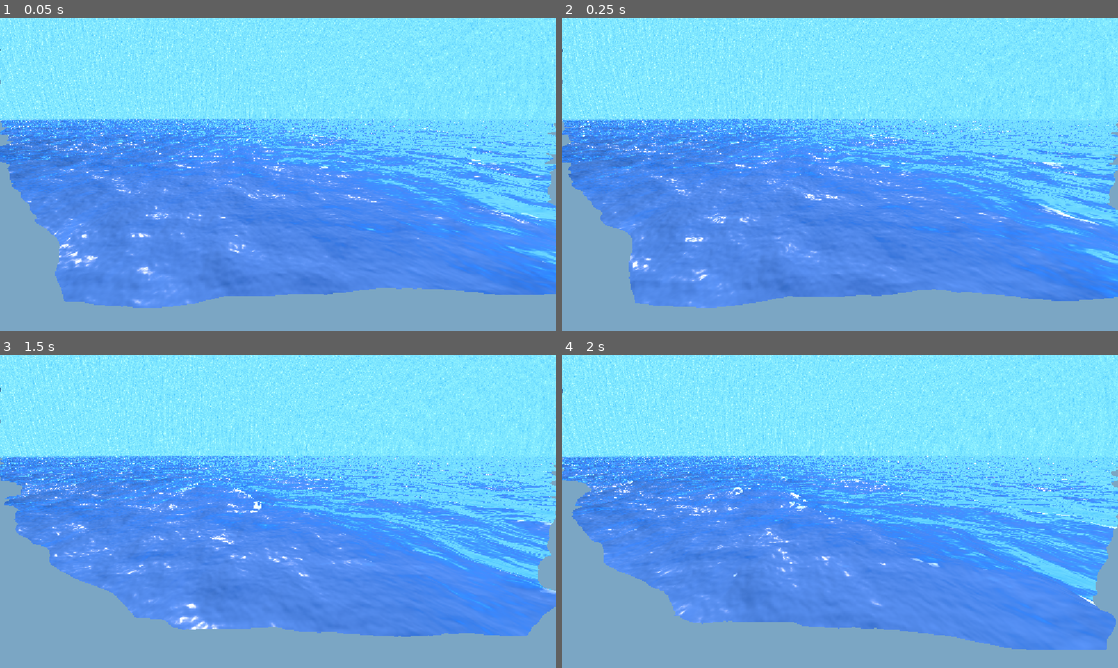
Above: before the commit, frames 1-4 (two rows, left to right).
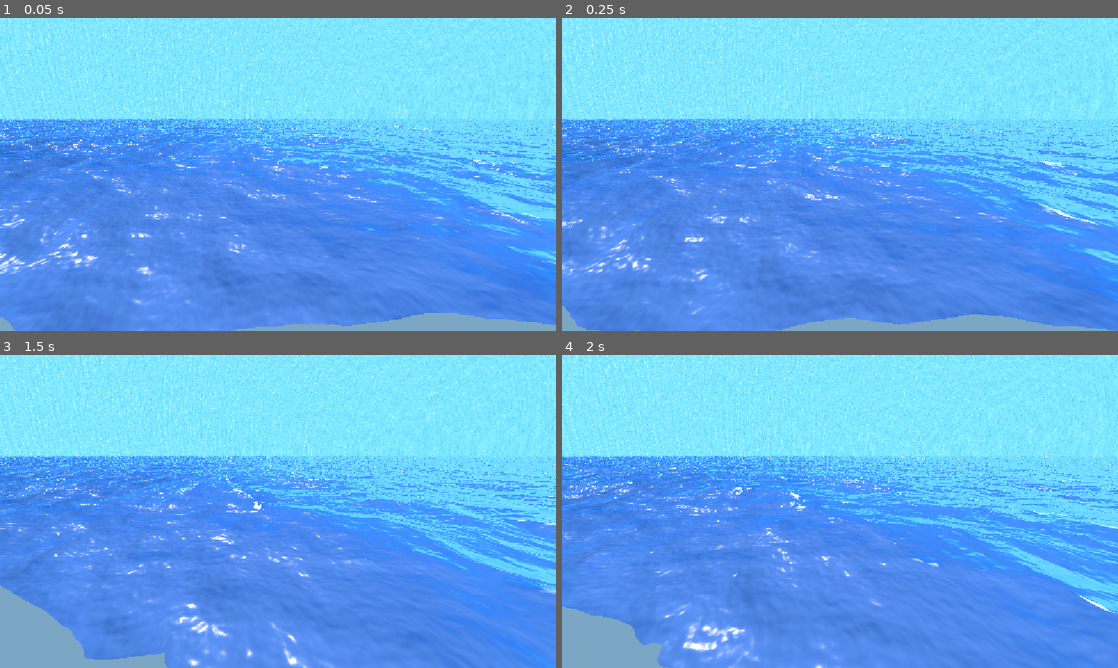
Above: after the commit, the same moments.

Repository: minnya09796592452-rgb/Full-Sources
Game: Godot game, scene res://scenes/SunOnlyMain.tscn
The game is run twice, just before and just after one commit, with the same random seed, the same clock (stepped at 60 frames per second) and the same inputs.
Inputs:
- Up to frame 1 (0.05 s): no input
- Up to frame 2 (0.25 s): no input
- Up to frame 3 (1.5 s): no input
- Up to frame 4 (2 s): no input

The runs differ from the first frame. In frame 1, 19% of the frame differs, in the area x 0-100%, y 0-100%; in frame 2, 18%; in frame 3, 21%; in frame 4, 21%.

Commit message:
Add projected-grid overscan guard band

Diff:
--- a/Outputs/Drive_Extracted/Project/scripts/ceto_projected_grid.gd
+++ b/Outputs/Drive_Extracted/Project/scripts/ceto_projected_grid.gd
@@ -1,11 +1,11 @@
 extends MeshInstance3D
-## Screen-space ProjectedGrid. The vertex shader unprojects each grid point through
-## the active camera and intersects its view ray with the ocean plane, matching
-## Ceto's camera-frustum projection approach rather than recentering a flat plane.
+## Screen-space ProjectedGrid with an overscan guard band.
+## The extra NDC area keeps the viewport covered after horizontal choppy displacement.
 
 @export_range(1, 16, 1) var resolution_step: int = 4
 @export_range(16, 512, 8) var max_grid_width: int = 320
 @export_range(16, 512, 8) var max_grid_height: int = 192
+@export_range(0.0, 0.5, 0.01) var overscan_fraction: float = 0.18
 @export var sea_level: float = 0.0
 @export var max_horizon_dist: float = 2800.0
 
@@ -30,32 +30,43 @@
 	mat.set_shader_parameter("max_horizon_dist", max_horizon_dist)
 
 
-func _rebuild_screen_grid() -> void:
-	var viewport_size := get_viewport().get_visible_rect().size
-	var width := clampi(ceili(viewport_size.x / float(resolution_step)) + 1, 2, max_grid_width)
-	var height := clampi(ceili(viewport_size.y / float(resolution_step)) + 1, 2, max_grid_height)
+func _build_grid_arrays(viewport_size: Vector2, step: int, overscan: float) -> Array:
+	var width := clampi(ceili(viewport_size.x / float(step)) + 1, 2, max_grid_width)
+	var height := clampi(ceili(viewport_size.y / float(step)) + 1, 2, max_grid_height)
 	var vertices := PackedVector3Array()
 	var uvs := PackedVector2Array()
 	var indices := PackedInt32Array()
 	vertices.resize(width * height)
 	uvs.resize(width * height)
+
+	var margin := maxf(overscan, 0.0)
 	for y in range(height):
 		for x in range(width):
 			var u := float(x) / float(width - 1)
 			var v := float(y) / float(height - 1)
+			var ndc_x := lerpf(-1.0 - margin * 2.0, 1.0 + margin * 2.0, u)
+			var ndc_y := lerpf(1.0 + margin * 2.0, -1.0 - margin * 2.0, v)
 			var index := x + y * width
-			vertices[index] = Vector3(u * 2.0 - 1.0, 1.0 - v * 2.0, 0.0)
+			vertices[index] = Vector3(ndc_x, ndc_y, 0.0)
 			uvs[index] = Vector2(u, v)
+
 	for y in range(height - 1):
 		for x in range(width - 1):
 			var a := x + y * width
 			var b := a + width
 			indices.append_array(PackedInt32Array([a, b, a + 1, b, b + 1, a + 1]))
+
 	var arrays: Array = []
 	arrays.resize(Mesh.ARRAY_MAX)
 	arrays[Mesh.ARRAY_VERTEX] = vertices
 	arrays[Mesh.ARRAY_TEX_UV] = uvs
 	arrays[Mesh.ARRAY_INDEX] = indices
+	return arrays
+
+
+func _rebuild_screen_grid() -> void:
+	var viewport_size := get_viewport().get_visible_rect().size
+	var arrays := _build_grid_arrays(viewport_size, resolution_step, overscan_fraction)
 	var old_material := get_active_material(0)
 	var screen_mesh := ArrayMesh.new()
 	screen_mesh.add_surface_from_arrays(Mesh.PRIMITIVE_TRIANGLES, arrays)
